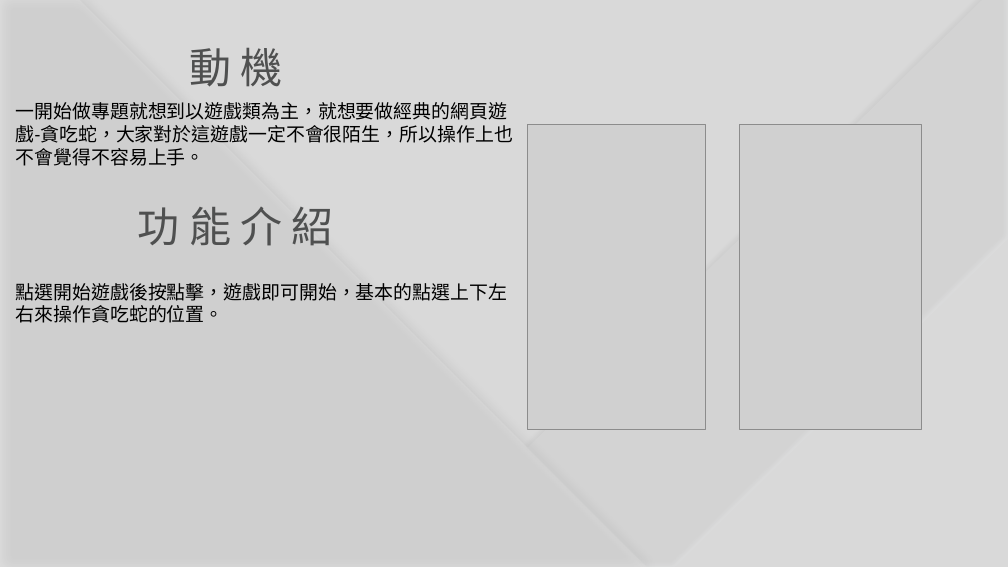
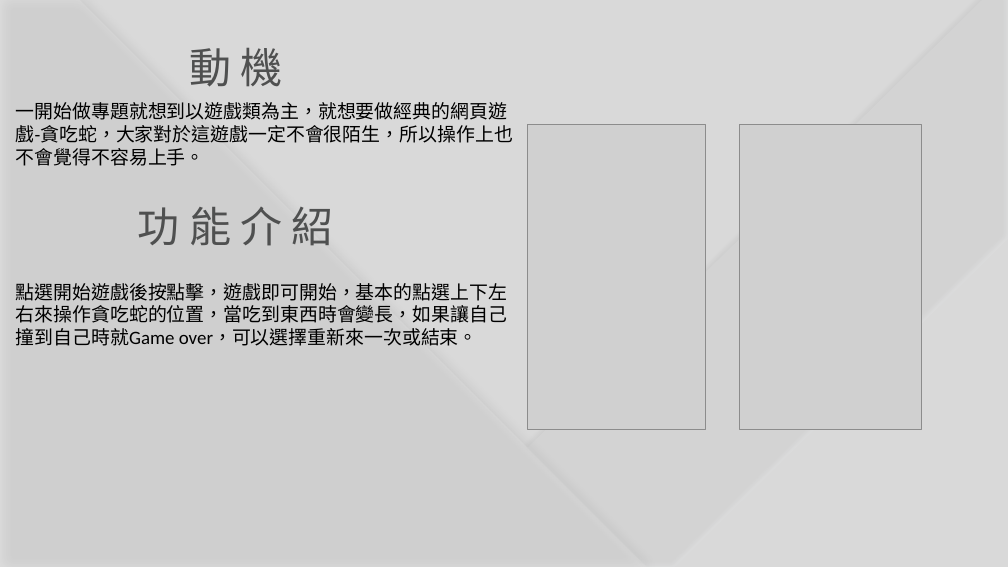
Before and after one commit to asd346119/Snake, a slide deck: slide 2 of 期末程式報告.pptx. Drawn at 1008x567 pixels with LibreOffice and Linux fonts; fonts in the diff are those of the drawing; grey boxes stand for pictures. Boxes give left, top, right and bottom in pixels: in the first picture for what was removed or moved away, otherwise in the second. Text is boxed around its words. In the diff, an @@ line names an element or a change of style, - is before the commit and + after.

```diff
--- a/期末程式報告.pptx
+++ b/期末程式報告.pptx
@@ text at (16,283,507,346): text changed @@
-點選開始遊戲後按點擊，遊戲即可開始，基本的點選上下左右來操作貪吃蛇的位置。
+點選開始遊戲後按點擊，遊戲即可開始，基本的點選上下左右來操作貪吃蛇的位置，當吃到東西時會變長，如果讓自己撞到自己時就Game over，可以選擇重新來一次或結束。
```
Also in this commit, not shown: 2 other slides changed.
